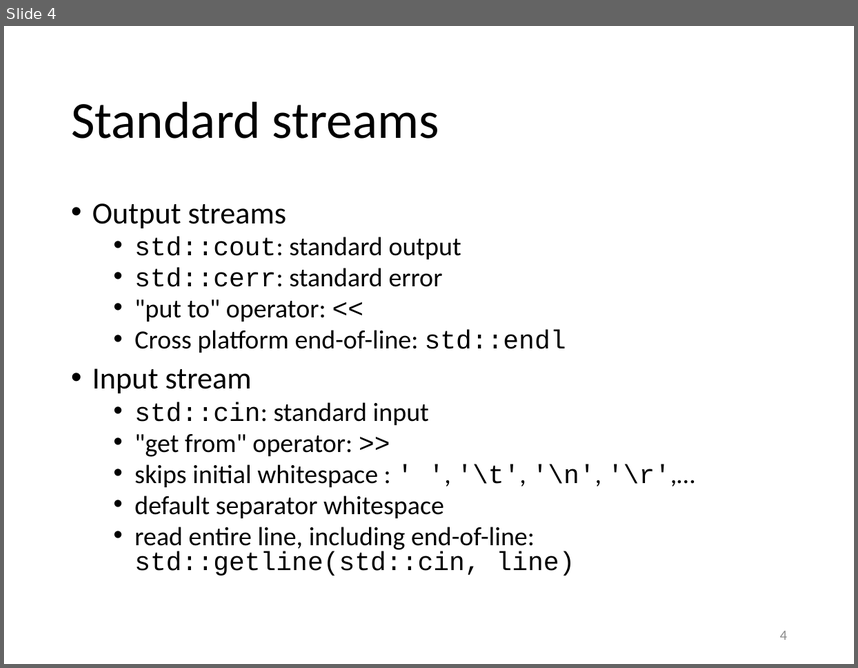
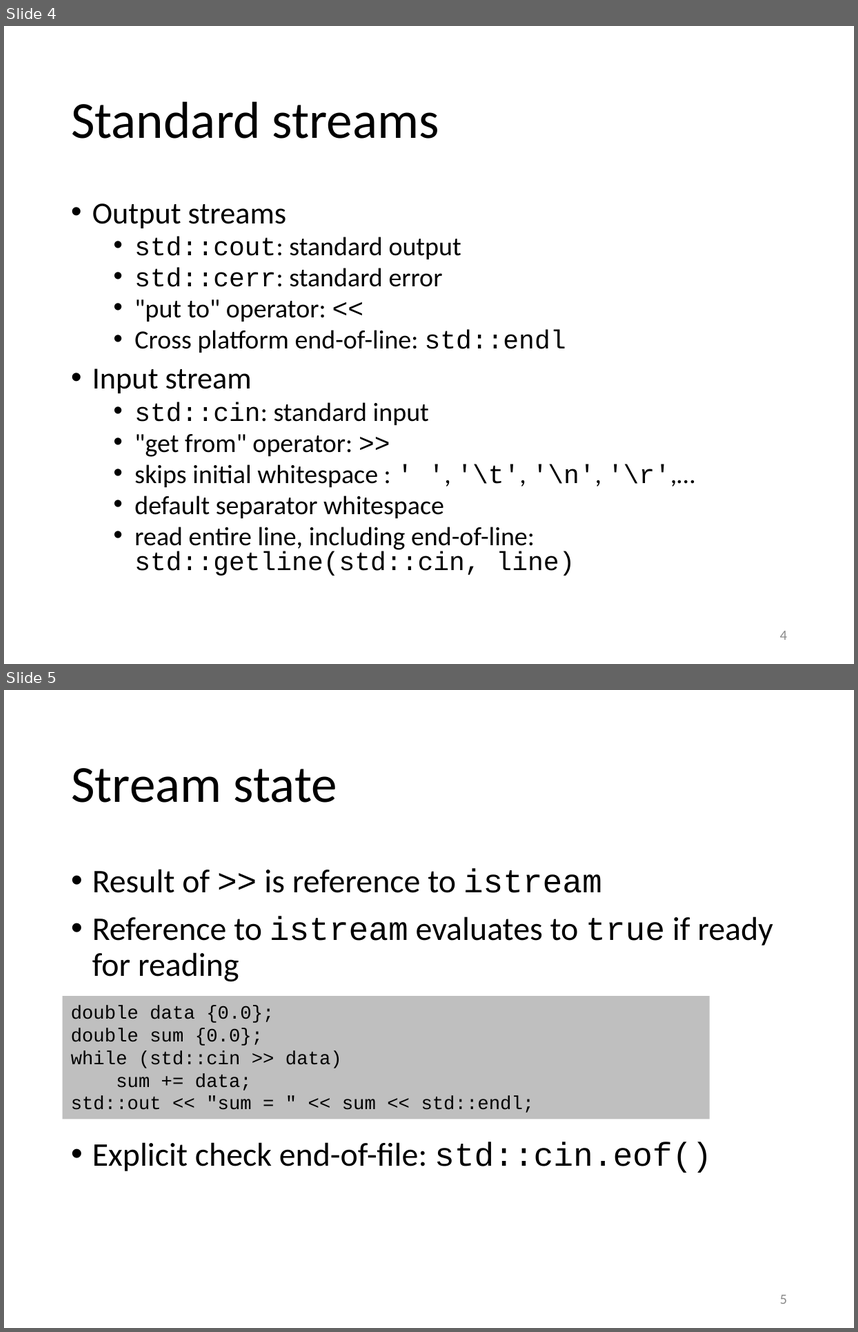
Before and after one commit to gjbex/training-material, a slide deck: CPlusPlus/08_essential_cpp_io.pptx. Shown one above the other, each under a label of ours: slide 4 before the commit, slides 4 and 5 after it. The pictures are 858x668 and 858x1332 pixels, drawn with LibreOffice and Linux fonts; fonts in the diff are those of the drawing. Boxes give left, top, right and bottom in pixels: in the first picture for what was removed or moved away, otherwise in the second. Text is boxed around its words. In the diff, an @@ line names an element or a change of style, - is before the commit and + after.

Commit message:
Added slide on I/O stream state

```diff
--- a/CPlusPlus/08_essential_cpp_io.pptx
+++ b/CPlusPlus/08_essential_cpp_io.pptx
@@ slide 5 added at (4,690,854,1328), background #FFFFFF @@
@@ title added at (71,768,337,802), 44 pt, text #000000 @@
+Stream state
@@ text added at (92,869,773,1172), 28 pt, text #000000 @@
+• Result of >> is reference to istream
+• Reference to istream evaluates to true if ready for reading
+• Explicit check end-of-file: std::cin.eof()
@@ rectangle added at (63,996,710,1119), fill #BFBFBF, 16 pt, text #000000 @@
+double data {0.0};
+double sum {0.0};
+while (std::cin >> data)
+sum += data;
+std::out << "sum = " << sum << std::endl;
@@ page number added at (780,1294,787,1303), 12 pt, text #8C8C8C @@
+5
```
